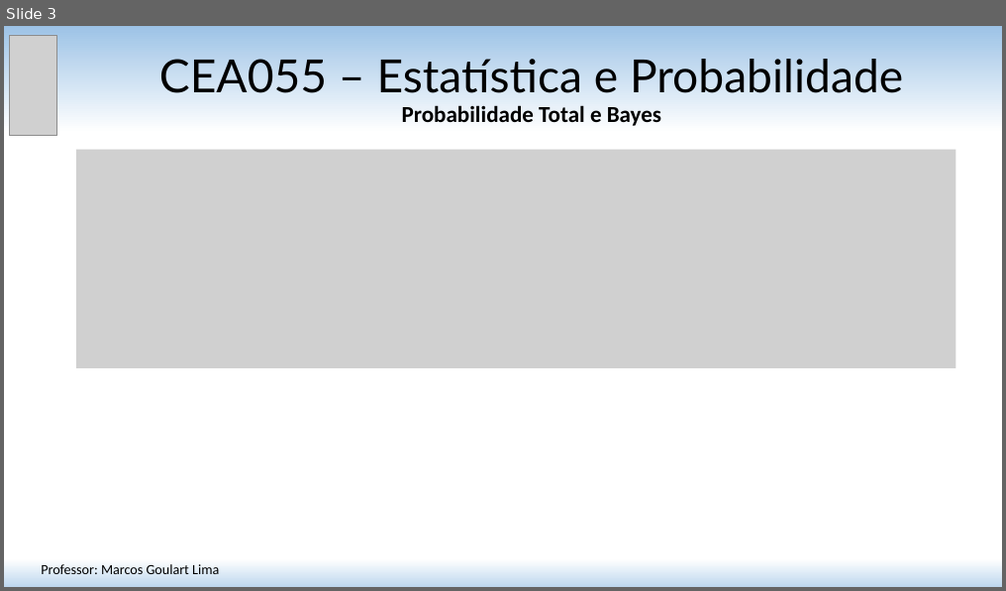
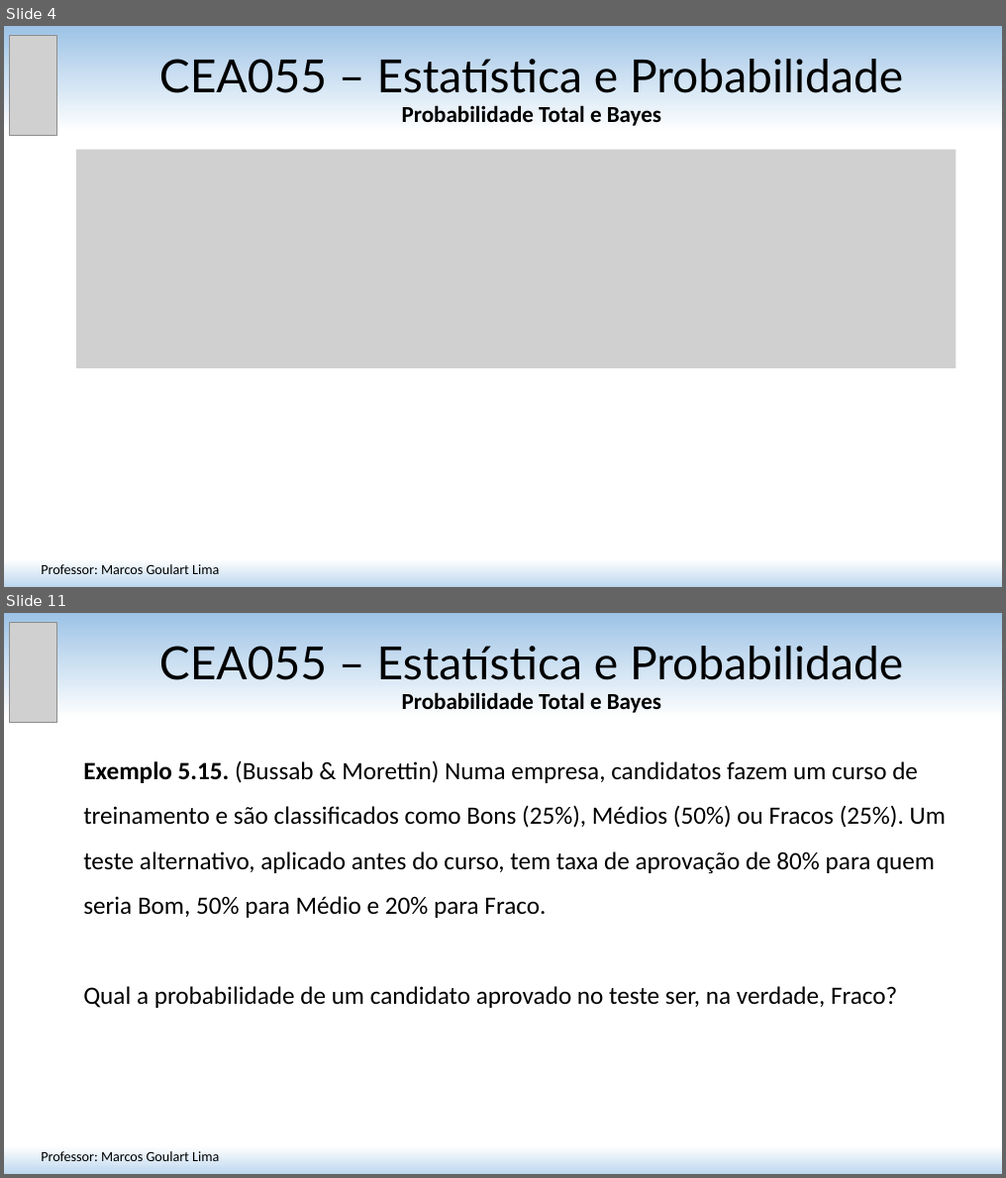
Before and after one commit to matmarcos/minhas-aulas, a slide deck: content/2026-2/cea055-estatistica-probabilidade/06-probabilidade-total-bayes/Aula_06_Probabilidade_Total_Bayes.pptx. Shown one above the other, each under a label of ours: slide 3 before the commit, slides 4 and 11 after it; the slides between them are not shown. The pictures are 1006x591 and 1006x1178 pixels, drawn with LibreOffice and Linux fonts; fonts in the diff are those of the drawing; grey boxes stand for pictures. Boxes give left, top, right and bottom in pixels: in the first picture for what was removed or moved away, otherwise in the second. Text is boxed around its words. In the diff, an @@ line names an element or a change of style, - is before the commit and + after.

```diff
--- a/content/2026-2/cea055-estatistica-probabilidade/06-probabilidade-total-bayes/Aula_06_Probabilidade_Total_Bayes.pptx
+++ b/content/2026-2/cea055-estatistica-probabilidade/06-probabilidade-total-bayes/Aula_06_Probabilidade_Total_Bayes.pptx
@@ slide 11 added at <box>4,613,1002,1174</box>, background gradient #9DC3E6 to #FFFFFF to #BDD7EE @@
@@ picture added at <box>9,622,57,722</box> @@
@@ title added at <box>159,646,903,713</box>, 44 pt, text #000000 @@
+CEA055 – Estatística e Probabilidade
+Probabilidade Total e Bayes
@@ text added at <box>83,761,945,1008</box>, 24 pt, text #000000 @@
+Exemplo 5.15. (Bussab & Morettin) Numa empresa, candidatos fazem um curso de treinamento e são classificados como Bons (25%), Médios (50%) ou Fracos (25%). Um teste alternativo, aplicado antes do curso, tem taxa de aprovação de 80% para quem seria Bom, 50% para Médio e 20% para Fraco.
+Qual a probabilidade de um candidato aprovado no teste ser, na verdade, Fraco?
@@ text added at <box>41,1152,219,1161</box>, 13.5 pt, text #000000 @@
+Professor: Marcos Goulart Lima
@@ what was slide 3 is now slide 4 @@
```
Also in this commit, not shown: 10 slides changed, 9 other slides added, 3 other files.
